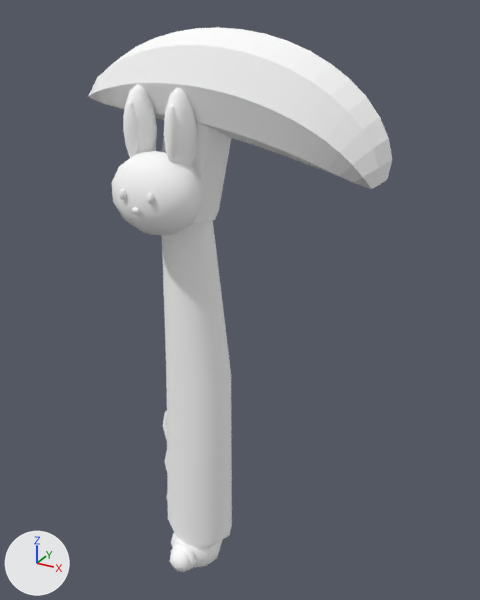
The OBJ model src/main/resources/assets/sunlit_journal_core/models/fantasy/moon_bunny/hoe.obj as it was, and as the next commit left it.
Before and after are seen from a 50 mm lens placed at (0.976, -1.217, 0.855), pointed at (0.575, -0.488, 0.49). Arrows for +X, +Y and +Z are at lower left; the lights stay in place. The picture after the commit comes second. Where no turn or scale is listed for an object, it has been applied to the vertices. Vertices at exactly the same position are counted once.

The first picture shows 'hoe'.
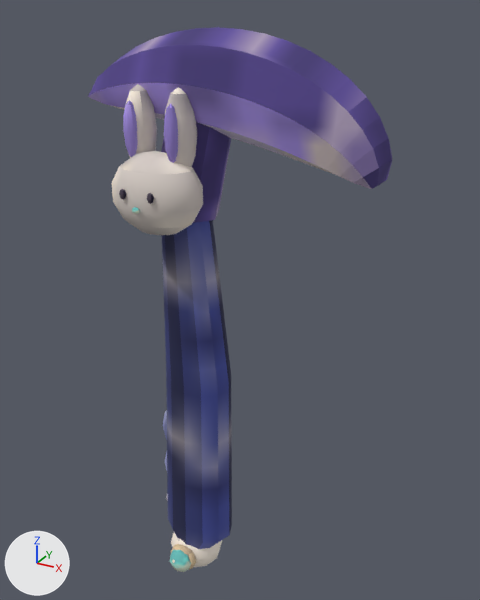
Where the change shows, as pixel boxes [x1, y1, x2, y2] in the pictures (480 x 600 px):
'hoe', surface changed (white to blue): [88, 27, 392, 572] in both

Patch to the scene script:
```diff
--- a/src/main/resources/assets/sunlit_journal_core/models/fantasy/moon_bunny/hoe.obj.py
+++ b/src/main/resources/assets/sunlit_journal_core/models/fantasy/moon_bunny/hoe.obj.py
@@ mat_grip_shade @@
 mat_grip_shade = principled_material('grip_shade')
-mat_grip_shade.texture = img_fantasy_white
+mat_grip_shade.texture = img_grip_shade
 mat_grip_shade.roughness = 1.0
@@ mat_grip @@
 mat_grip = principled_material('grip')
-mat_grip.texture = img_fantasy_white
+mat_grip.texture = img_grip
 mat_grip.roughness = 1.0
@@ mat_grip_light @@
 mat_grip_light = principled_material('grip_light')
-mat_grip_light.texture = img_fantasy_white
+mat_grip_light.texture = img_grip_light
 mat_grip_light.roughness = 1.0
@@ mat_wrap @@
 mat_wrap = principled_material('wrap')
-mat_wrap.texture = img_fantasy_white
+mat_wrap.texture = img_wrap
 mat_wrap.roughness = 1.0
@@ mat_secondary @@
 mat_secondary = principled_material('secondary')
-mat_secondary.texture = img_fantasy_white
+mat_secondary.texture = img_secondary
 mat_secondary.roughness = 1.0
@@ mat_metal @@
 mat_metal = principled_material('metal')
-mat_metal.texture = img_fantasy_white
+mat_metal.texture = img_metal
 mat_metal.roughness = 1.0
@@ mat_accent @@
 mat_accent = principled_material('accent')
-mat_accent.texture = img_fantasy_white
+mat_accent.texture = img_accent
 mat_accent.roughness = 1.0
@@ mat_edge @@
 mat_edge = principled_material('edge')
-mat_edge.texture = img_fantasy_white
+mat_edge.texture = img_edge
 mat_edge.roughness = 1.0
@@ mat_shade @@
 mat_shade = principled_material('shade')
-mat_shade.texture = img_fantasy_white
+mat_shade.texture = img_shade
 mat_shade.roughness = 1.0
@@ mat_main @@
 mat_main = principled_material('main')
-mat_main.texture = img_fantasy_white
+mat_main.texture = img_main
 mat_main.roughness = 1.0
@@ mat_dark @@
 mat_dark = principled_material('dark')
-mat_dark.texture = img_fantasy_white
+mat_dark.texture = img_dark
 mat_dark.roughness = 1.0
@@ me_hoe @@
 me_hoe.from_pydata(...)  # 1054 vertices, 2048 faces; spans x 0.368..0.77, y -0.61..-0.446, z -0.002..0.834
+# me_hoe part 1: texture (UV) coordinates of 2048 of 2048 faces, centred in x 0.368..0.767, y -0.61..-0.451, z 0.002..0.828, changed; they spanned u 0.5..0.5, v 0.5..0.5 and now span u 0.0..1.0, v 0.0..1.0
 me_hoe.materials.append(mat_grip_shade)
```
